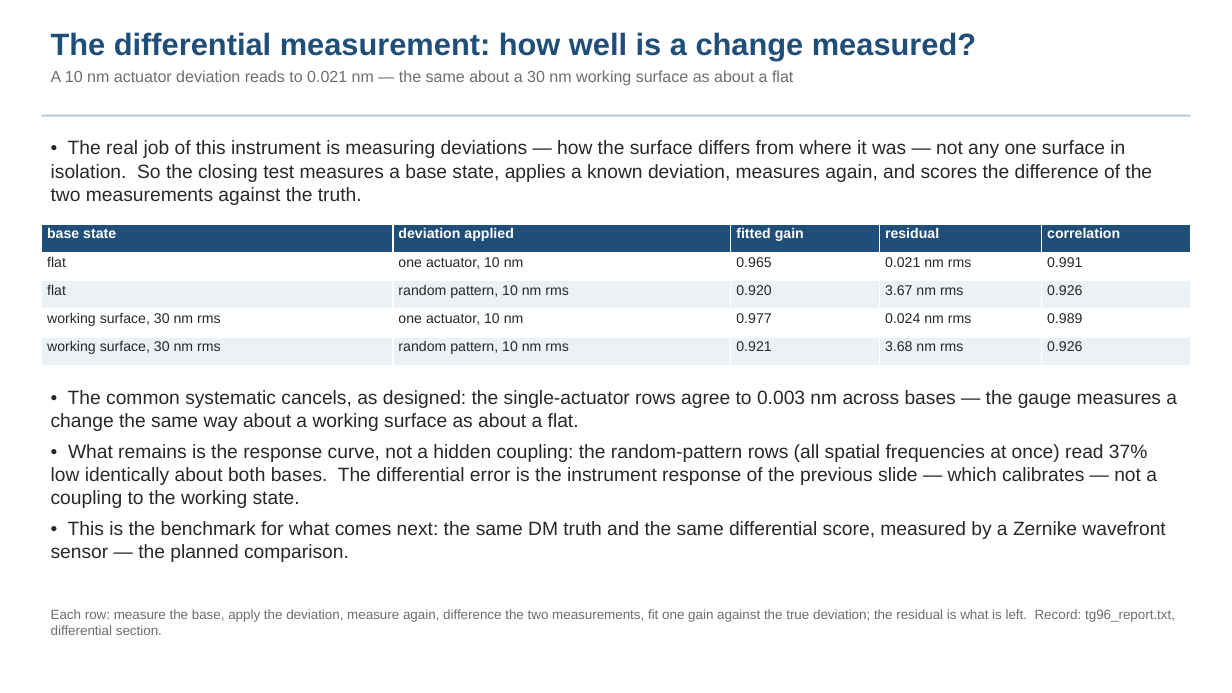
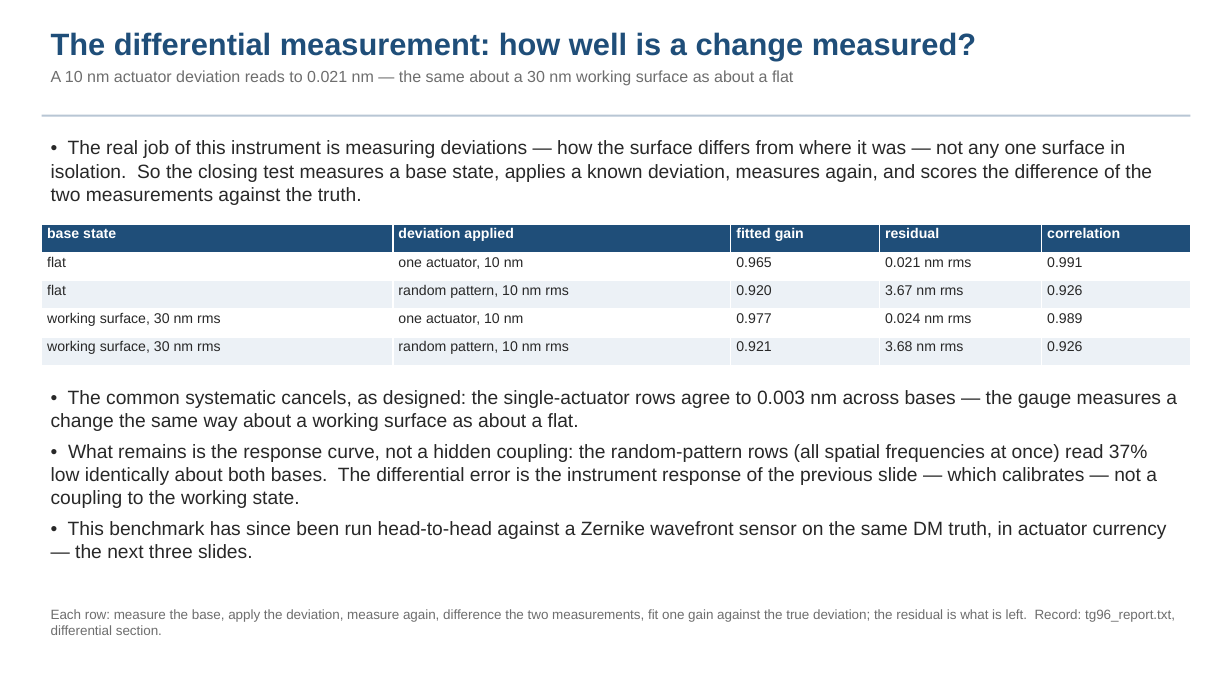
Before and after one commit to nasa-jpl/macos, a slide deck: slide 16 of demo_session/deck_tg_fang.pptx. Drawn at 1232x693 pixels with LibreOffice and Linux fonts; fonts in the diff are those of the drawing. Boxes give left, top, right and bottom in pixels: in the first picture for what was removed or moved away, otherwise in the second. Text is boxed around its words. In the diff, an @@ line names an element or a change of style, - is before the commit and + after.

```diff
--- a/demo_session/deck_tg_fang.pptx
+++ b/demo_session/deck_tg_fang.pptx
@@ text at (x1=68, y1=521, x2=1167, y2=558): text changed @@
-• This is the benchmark for what comes next: the same DM truth and the same differential score, measured by a Zernike wavefront sensor — the planned comparison.
+• This benchmark has since been run head-to-head against a Zernike wavefront sensor on the same DM truth, in actuator currency — the next three slides.
```
Also in this commit, not shown: 3 other slides changed, 3 slides added, 1 other file.
